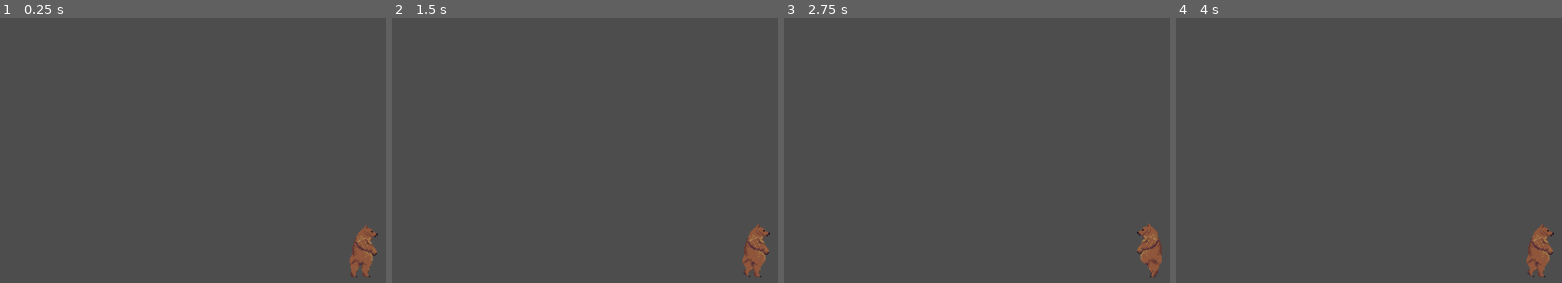
Above: before the commit, frames 1-4 (left to right).
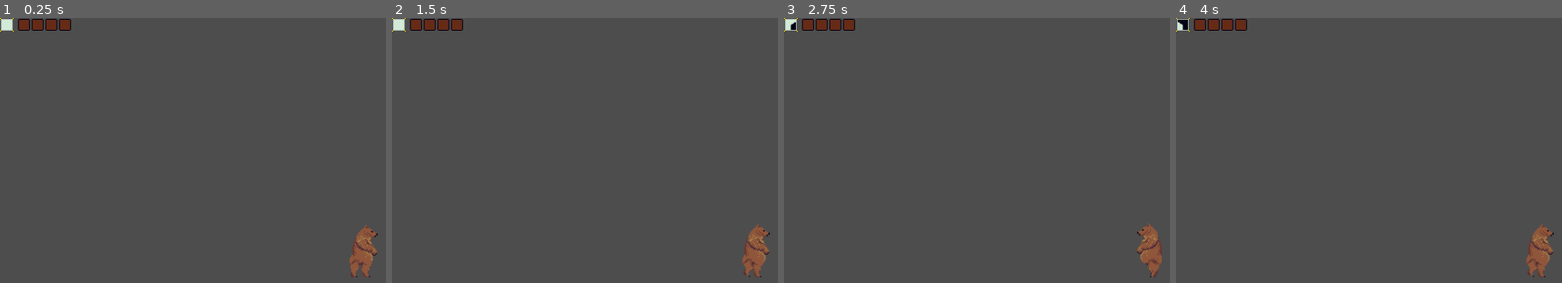
Above: after the commit, the same moments.

Repository: WinterAtne/Cancer_Bear
Game: Godot game, scene res://scenes/main.tscn
Two runs of this game, one before a commit and one after it. Both use one fixed random seed, a clock stepped at 60 frames per second and the inputs below.
Inputs (mouse positions are in pixels of both pictures, inside the frame that each line leads up to):
- Up to frame 1 (0.25 s): no input
- Up to frame 2 (1.5 s): tap Enter at 0.5 s; move the mouse to (outside the picture) at 0.52 s; hold D (right) from 0.53 s (still down); click (outside the picture) at 0.6 s; tap W (up) at 0.77 s; tap Space at 1.25 s; move the mouse to (612, 243) at 1.27 s; tap E (interact) at 1.35 s
- Up to frame 3 (2.75 s): tap W (up) at 1.52 s; tap Enter at 2 s; move the mouse to (outside the picture) at 2.02 s; release D (right) at 2.03 s; hold A (left) from 2.03 s (still down); tap 1 (spell_1) at 2.1 s
- Up to frame 4 (4 s): tap Space at 2.75 s; move the mouse to (outside the picture) at 2.77 s; release A (left) at 2.78 s; hold D (right) from 2.78 s (still down); tap 2 (spell_2) at 2.85 s; tap W (up) at 3.02, 3.77 s; tap Enter at 3.5 s; move the mouse to (outside the picture) at 3.52 s; tap 3 (spell_3) at 3.6 s

The runs differ from the first frame. In frame 1, 0.7% of the frame differs, in the area x 0-19%, y 0-6%; in frame 2, 0.7%; in frame 3, 0.7%; in frame 4, 0.7%.
Error in both runs: Out of bounds get index '0' (on base: 'Array[Level]') (res://scenes/levels/level_manager.gd:29)

Commit message:
Fixed it all!

Diff:
--- a/scenes/levels/level_manager.tscn
+++ b/scenes/levels/level_manager.tscn
@@ -1,10 +1,6 @@
-[gd_scene load_steps=5 format=3 uid="uid://cygmmjo6j1rwl"]
+[gd_scene load_steps=2 format=3 uid="uid://cygmmjo6j1rwl"]
 
 [ext_resource type="Script" path="res://scenes/levels/level_manager.gd" id="1_48uvl"]
-[ext_resource type="Resource" uid="uid://cm4h1qf2meiuo" path="res://scenes/_debug/debug_level_0.tres" id="2_7ulu4"]
-[ext_resource type="Resource" uid="uid://uqojdx42lmha" path="res://scenes/_debug/debug_level_1.tres" id="3_vev5x"]
-[ext_resource type="Resource" uid="uid://cxad7ua61v0m3" path="res://scenes/_debug/debug_level_2.tres" id="4_67kop"]
 
 [node name="LevelManager" type="Node2D"]
 script = ExtResource("1_48uvl")
-levels = Array[Resource("res://scenes/levels/level_definition.gd")]([ExtResource("2_7ulu4"), ExtResource("3_vev5x"), ExtResource("4_67kop")])
--- a/scenes/main.tscn
+++ b/scenes/main.tscn
@@ -1,17 +1,13 @@
-[gd_scene load_steps=7 format=3 uid="uid://o7exvb45hpdj"]
+[gd_scene load_steps=4 format=3 uid="uid://o7exvb45hpdj"]
 
 [ext_resource type="PackedScene" uid="uid://dftgjy2uuutmn" path="res://scenes/player/player.tscn" id="1_seepl"]
 [ext_resource type="PackedScene" uid="uid://cygmmjo6j1rwl" path="res://scenes/levels/level_manager.tscn" id="2_ecqj0"]
-[ext_resource type="Resource" uid="uid://cxad7ua61v0m3" path="res://scenes/_debug/debug_level_2.tres" id="3_xe2sf"]
-[ext_resource type="Resource" uid="uid://cm4h1qf2meiuo" path="res://scenes/_debug/debug_level_0.tres" id="4_84iwv"]
 [ext_resource type="PackedScene" uid="uid://bca6qmnjanpwf" path="res://scenes/ui/hud/hud.tscn" id="4_li7xr"]
-[ext_resource type="Resource" uid="uid://uqojdx42lmha" path="res://scenes/_debug/debug_level_1.tres" id="5_xenc4"]
 
 [node name="Main" type="Node2D"]
 
 [node name="Player" parent="." instance=ExtResource("1_seepl")]
 
 [node name="LevelManager" parent="." instance=ExtResource("2_ecqj0")]
-levels = Array[Resource("res://scenes/levels/level_definition.gd")]([ExtResource("3_xe2sf"), ExtResource("4_84iwv"), ExtResource("5_xenc4")])
 
 [node name="HUD" parent="." instance=ExtResource("4_li7xr")]
